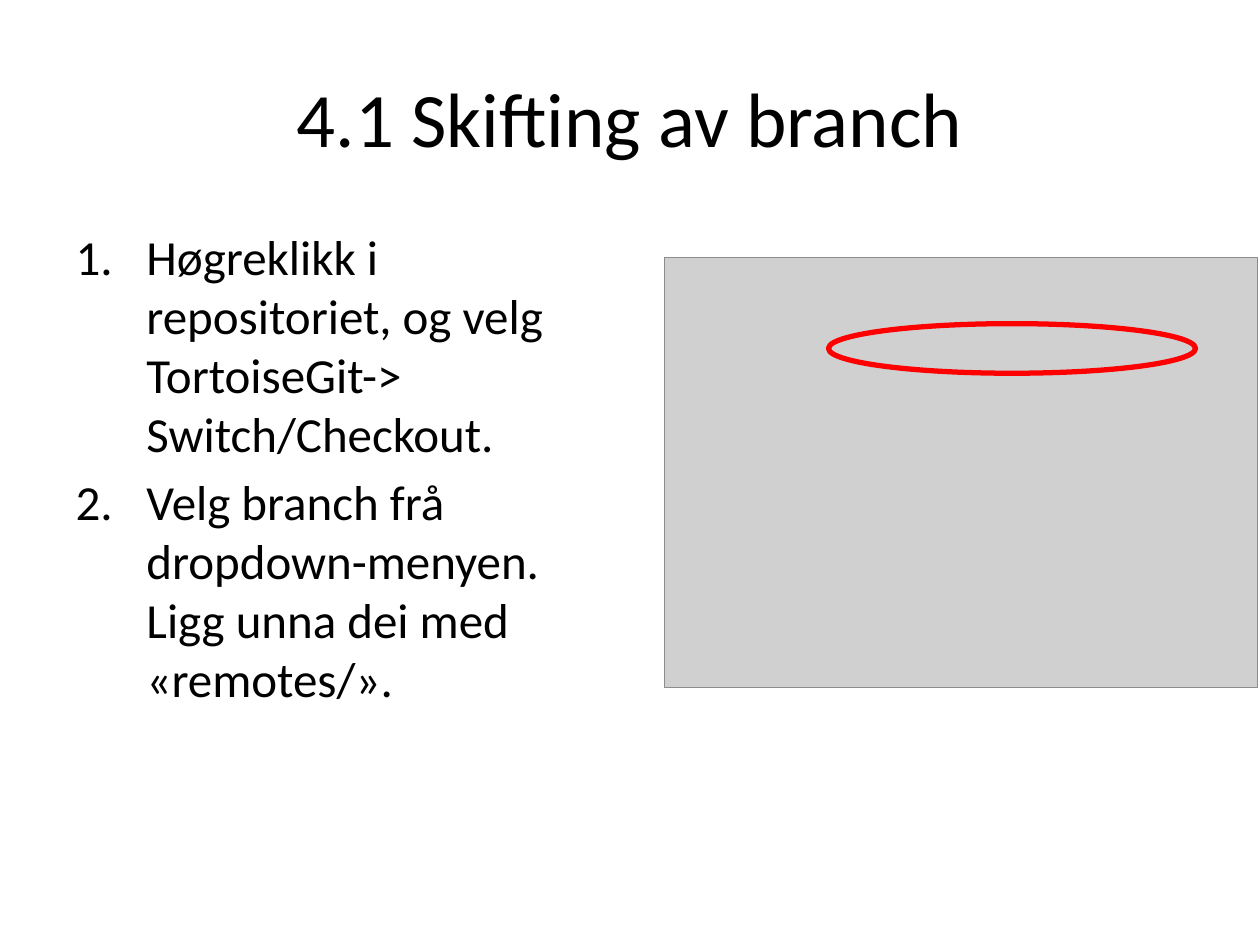
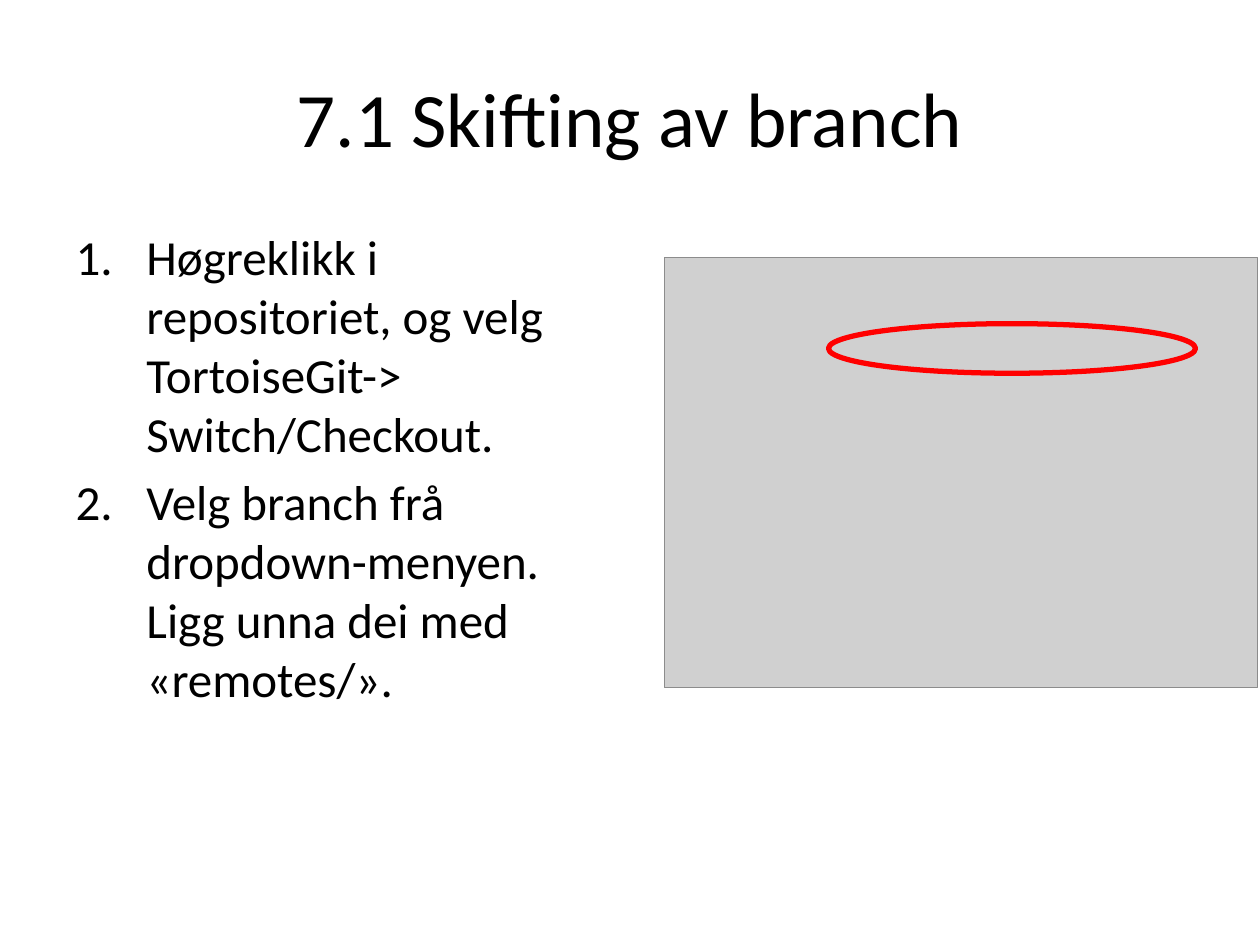
Before and after one commit to CRAVA/crava, a slide deck: slide 9 of doc/Gitforsmarties.pptx (slide 6 before the commit). Drawn at 1260x945 pixels with LibreOffice and Linux fonts; fonts in the diff are those of the drawing; grey boxes stand for pictures. Boxes give left, top, right and bottom in pixels: in the first picture for what was removed or moved away, otherwise in the second. Text is boxed around its words. In the diff, an @@ line names an element or a change of style, - is before the commit and + after.

Commit message:
CRA-541: Changed procedure by now merging branch into master before pulling from upstream, and then committing before pushing to origin. Also added graphical illustration of process.

```diff
--- a/doc/Gitforsmarties.pptx
+++ b/doc/Gitforsmarties.pptx
@@ title at [297,93,962,161]: text changed @@
-4.1 Skifting av branch
+7.1 Skifting av branch
```
Also in this commit, not shown: 8 other slides changed, 4 slides added.
